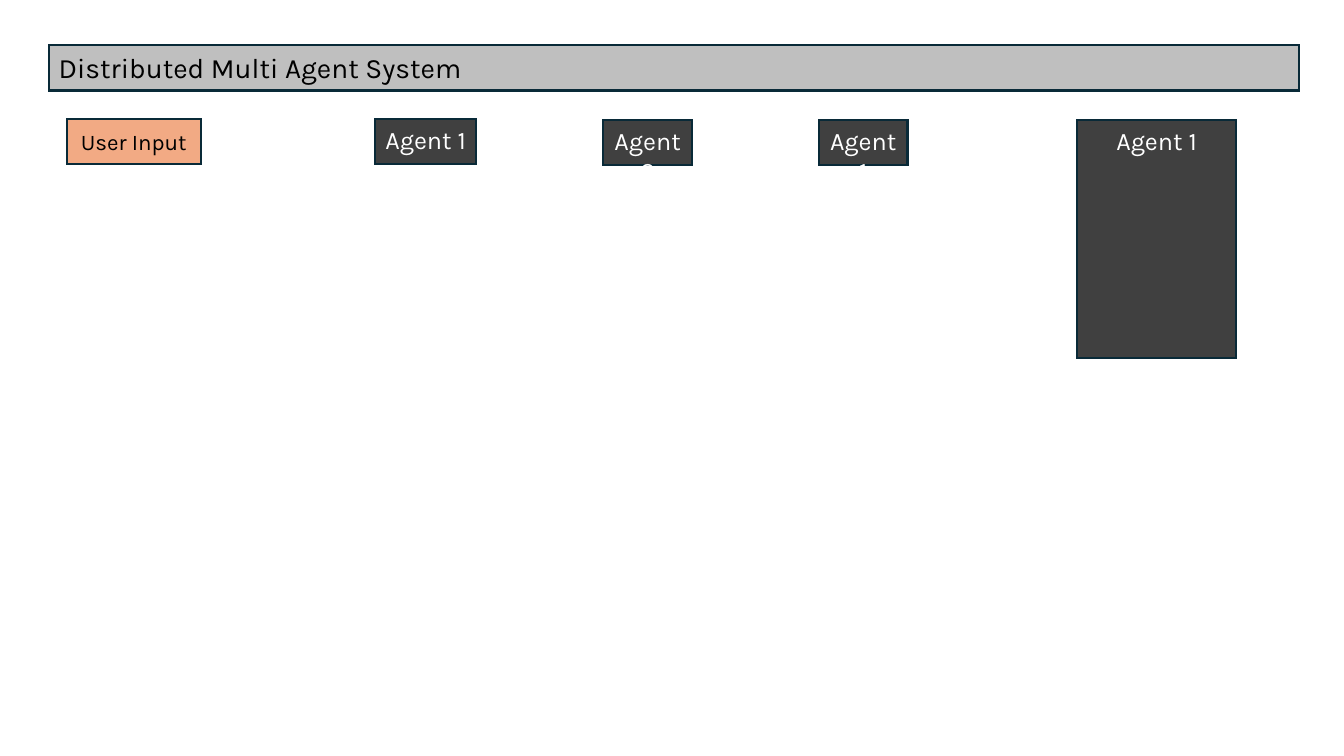
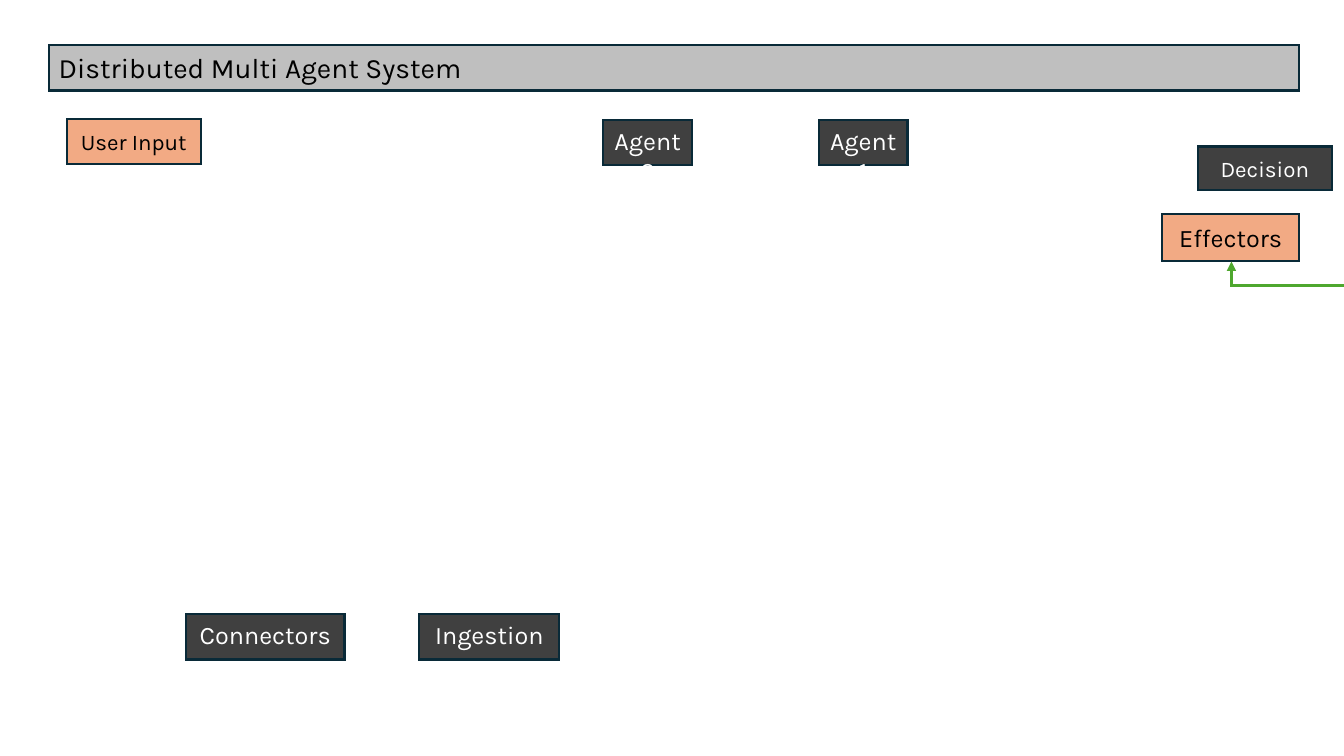
Before and after one commit to pravinchandankhede/pravinchandankhede.github.io, a slide deck: slide 10 of assets/files/Presentation1.pptx (slide 7 before the commit). Drawn at 1344x756 pixels with LibreOffice and Linux fonts; fonts in the diff are those of the drawing. Boxes give left, top, right and bottom in pixels: in the first picture for what was removed or moved away, otherwise in the second. Text is boxed around its words. In the diff, an @@ line names an element or a change of style, - is before the commit and + after.

```diff
--- a/assets/files/Presentation1.pptx
+++ b/assets/files/Presentation1.pptx
@@ rectangle removed at <box>375,119,477,164</box> @@
-Agent 1
@@ rectangle removed at <box>1078,120,1236,358</box> @@
-Agent 1
@@ rectangle added at <box>1198,146,1332,190</box>, fill #404040, outline #092A39 1.5 pt, 16 pt, text #FFFFFF @@
+Decision
@@ rectangle added at <box>1163,215,1300,261</box>, fill #F2AA84, outline #092A39 1.5 pt, 18 pt, text #000000 @@
+Effectors
@@ elbow arrow added from (1344, 260) to (1232, 261), #4EA72E 2.25 pt @@
@@ rectangle added at <box>186,615,344,660</box>, fill #404040, outline #092A39 1.5 pt, 18 pt, text #FFFFFF @@
+Connectors
@@ rectangle added at <box>419,615,560,660</box>, fill #404040, outline #092A39 1.5 pt, 18 pt, text #FFFFFF @@
+Ingestion
```
Also in this commit, not shown: 1 other file.
